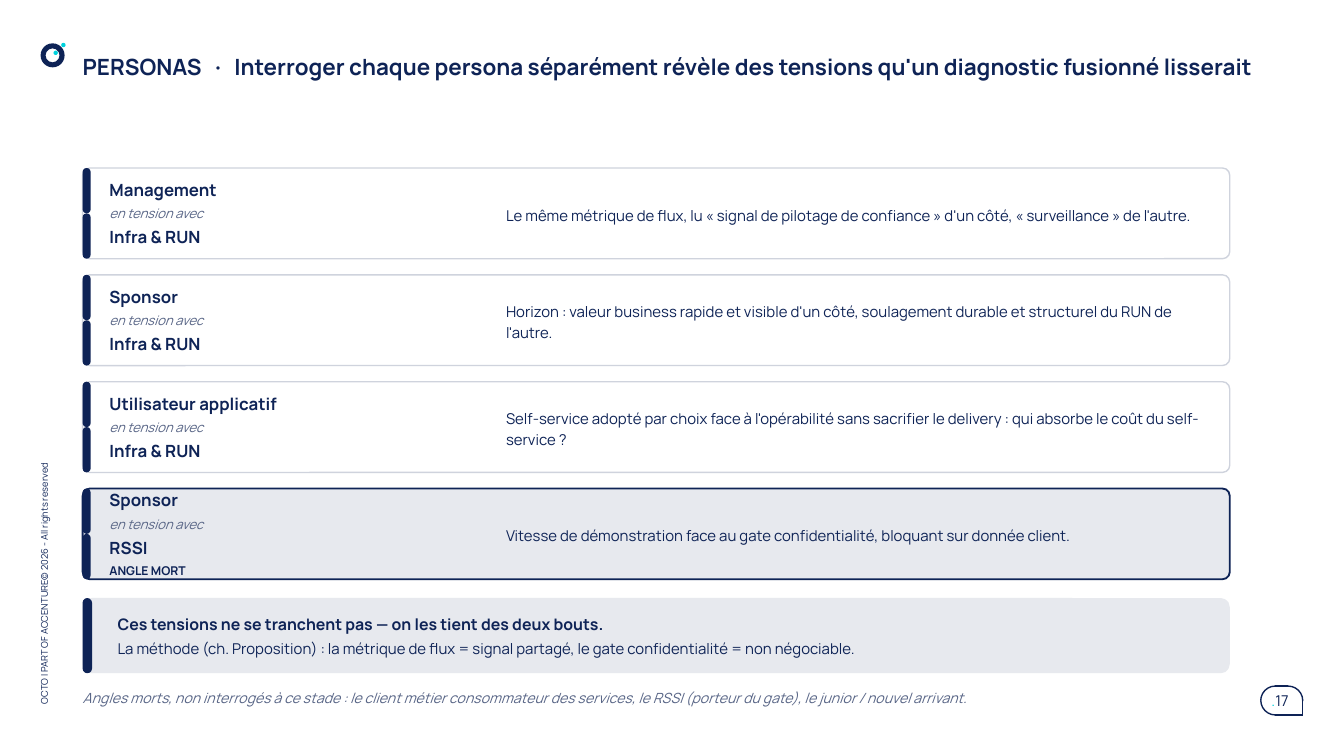
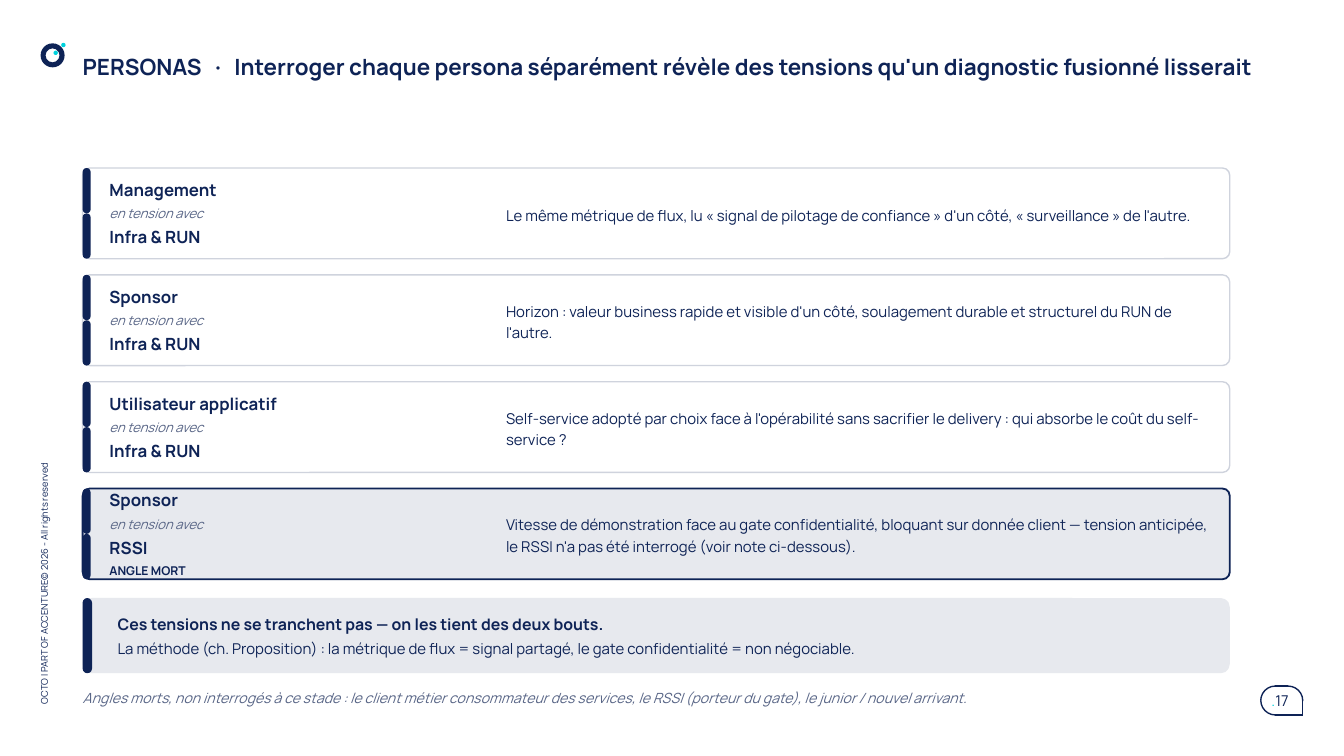
Before and after one commit to claudecamus-dot/Vscode3, a slide deck: slide 17 of docs/cadrage-ppt/bmad-iap-cadrage-synthese.pptx. Drawn at 1344x756 pixels with LibreOffice and Linux fonts; fonts in the diff are those of the drawing. Boxes give left, top, right and bottom in pixels: in the first picture for what was removed or moved away, otherwise in the second. Text is boxed around its words. In the diff, an @@ line names an element or a change of style, - is before the commit and + after.

```diff
--- a/docs/cadrage-ppt/bmad-iap-cadrage-synthese.pptx
+++ b/docs/cadrage-ppt/bmad-iap-cadrage-synthese.pptx
@@ text at [506,518,1207,556]: text changed @@
-Vitesse de démonstration face au gate confidentialité, bloquant sur donnée client.
+Vitesse de démonstration face au gate confidentialité, bloquant sur donnée client — tension anticipée, le RSSI n'a pas été interrogé (voir note ci-dessous).
```
Also in this commit, not shown: 4 other slides changed, 3 other files.
